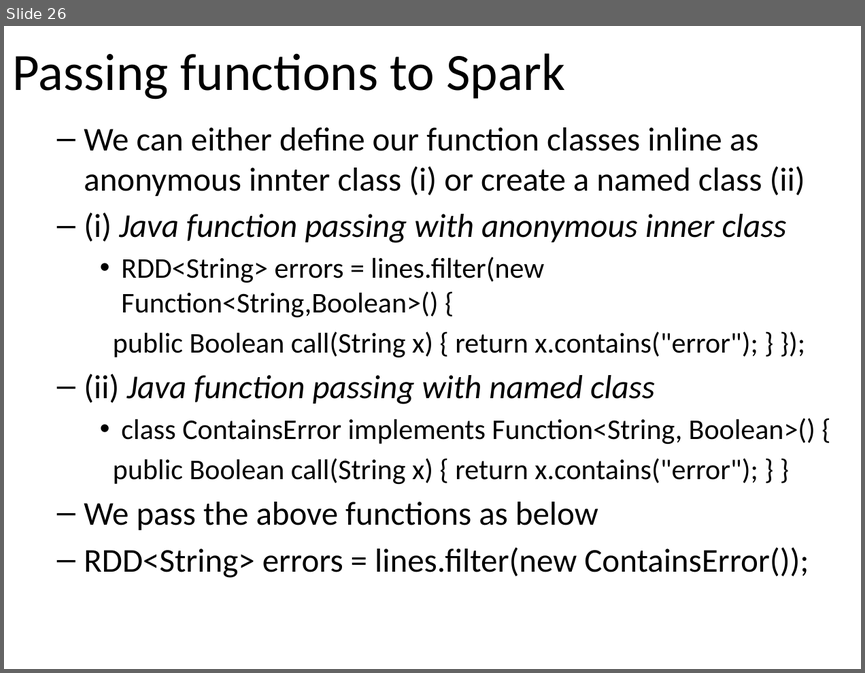
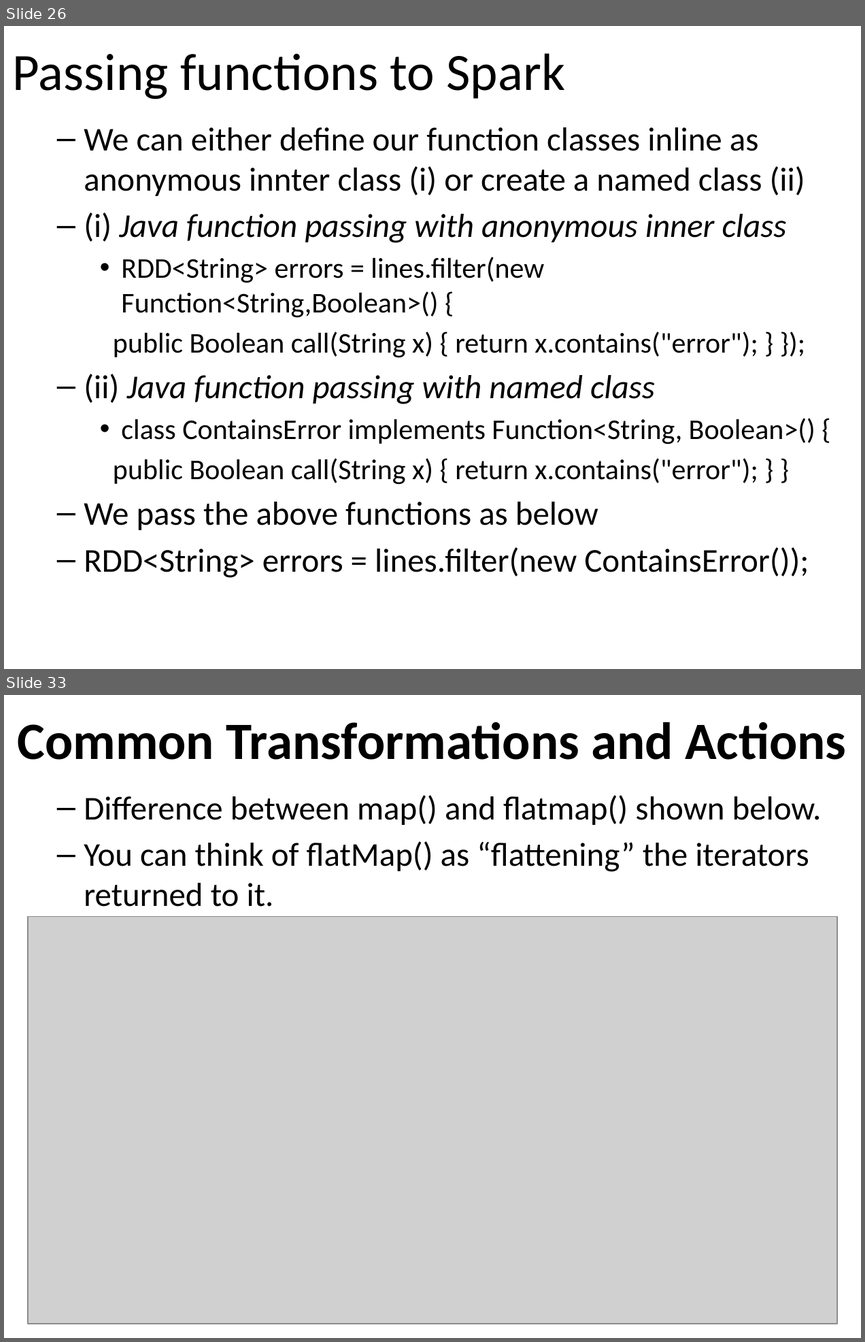
Before and after one commit to email2dorababu/SCALA_Reading, a slide deck: Spark_PPT/Spark_Learning_Spark_part2.pptx. Shown one above the other, each under a label of ours: slide 26 before the commit, slides 26 and 33 after it; the slides between them are not shown. The pictures are 865x673 and 865x1342 pixels, drawn with LibreOffice and Linux fonts; fonts in the diff are those of the drawing; grey boxes stand for pictures. Boxes give left, top, right and bottom in pixels: in the first picture for what was removed or moved away, otherwise in the second. Text is boxed around its words. In the diff, an @@ line names an element or a change of style, - is before the commit and + after.

```diff
--- a/Spark_PPT/Spark_Learning_Spark_part2.pptx
+++ b/Spark_PPT/Spark_Learning_Spark_part2.pptx
@@ slide 33 added at [4, 695, 861, 1338], background #FFFFFF @@
@@ title added at [17, 722, 846, 760], 44 pt, text #000000, bold @@
+Common Transformations and Actions
@@ text added at [84, 795, 821, 906], 28 pt, text #000000 @@
+  – Difference between map() and flatmap() shown below.
+  – You can think of flatMap() as “flattening” the iterators returned to it.
@@ picture added at [28, 916, 838, 1323] @@
```
Also in this commit, not shown: 16 other slides added.
